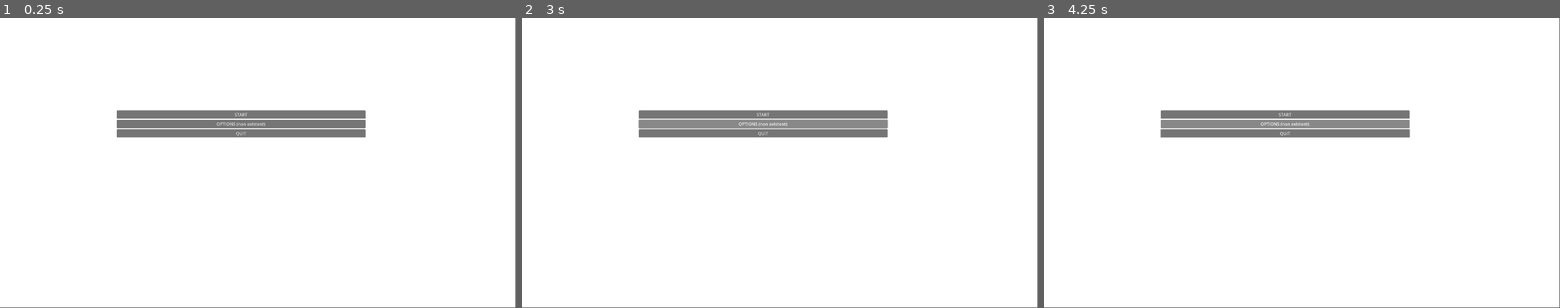
Above: before the commit, frames 1-3 (left to right).
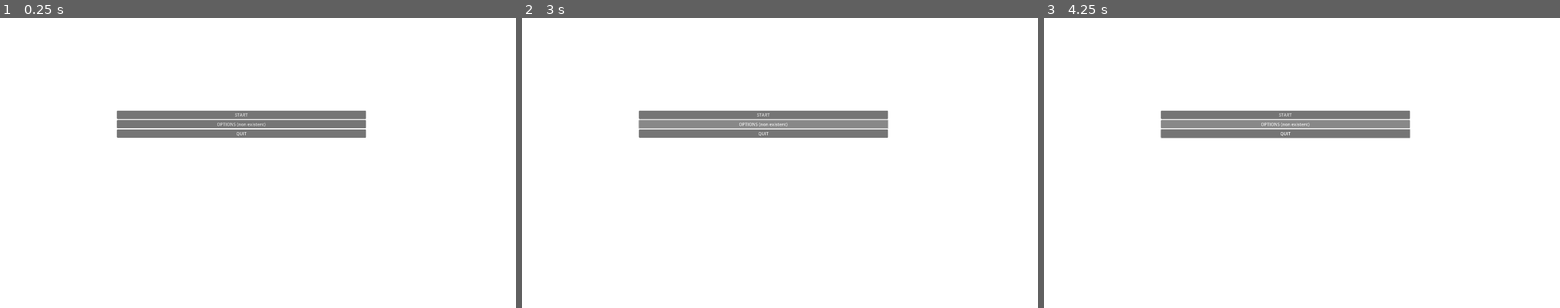
Above: after the commit, the same moments.

Repository: Lem0naise/damaskus
Game: Godot game, scene res://main_menu.tscn
Same seed, same stepped clock (60 frames per second), same inputs: the game is played once before the commit and once after it.
Inputs:
- Up to frame 1 (0.25 s): no input
- Up to frame 2 (3 s): click "START" at 0.5 s; click "START" at 1.25 s; click "OPTIONS (non existent)" at 2 s; hold Right (ui_right) from 2.78 s (still down)
- Up to frame 3 (4.25 s): release Right (ui_right) at 3.53 s; hold Down (ui_down) from 3.53 s (still down)
The window is 799x449 before the commit and 800x450 after it. Grey fills any space a smaller window leaves; there, only what the larger window draws over its background counts as a difference.

The runs differ from the first frame. In frame 1, 0.6% of the frame differs, in the area x 22-71%, y 31-42%; in frame 2, 0.6%; in frame 3, 0.5%.
Error in both runs: Invalid access to property or key 'pressed' on a base object of type 'null instance'. (res://scripts/mainnmenu.gd:16)

Commit message:
Add walking.png texture import configuration
- Introduced a new import configuration for walking.png to optimize texture handling.
- Set parameters for compression, mipmaps, and channel remapping to enhance performance and quality.

Diff:
--- a/project.godot
+++ b/project.godot
@@ -19,6 +19,10 @@
 
 window/size/viewport_width=1920
 window/size/viewport_height=1080
+window/size/window_width_override=1280
+window/size/window_height_override=960
+window/stretch/mode="viewport"
+"<<<<<<<HEAD[display]window/size/viewport_width"=1920
 
 [input]
 
Renamed: assets/walking(1).png -> assets/walking.png
Not shown, changed: assets/walking.png.import
